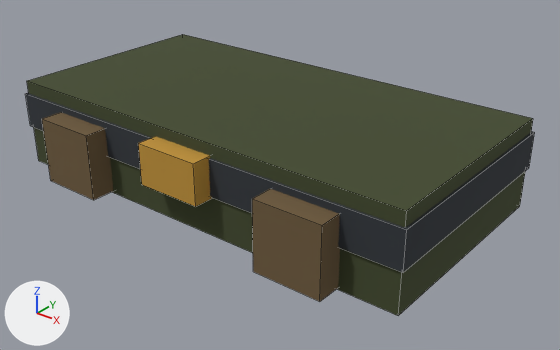
Before and after pictures for a commit that changed the FBX model assets/3d/export/pc_k9_lower_torso.fbx.
Rendered twice from a 50 mm camera at (2.02, -2.42, 1.36) aimed at (0.11, -0.03, -0.12). The lights are fixed; the arrows at lower left show +X, +Y and +Z. The first picture is the older version. Mesh edges are drawn as thin lines.

The first picture shows 'pc_k9_lower_torso'.
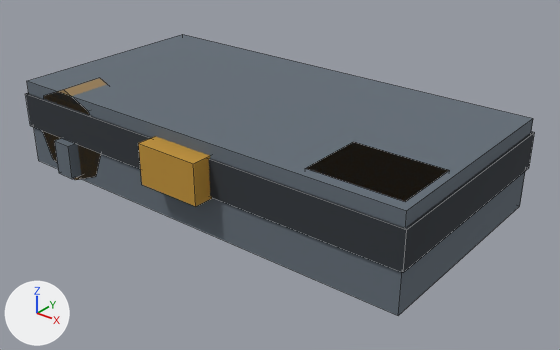
What differs and where, as boxes [x1, y1, x2, y2] in the pictures (560 x 350 px):
part 1 of me_pc_k9_lower_torso, added
    after: [54, 138, 81, 179]
part 2 of me_pc_k9_lower_torso, added
    after: [306, 142, 447, 202]
part 3 of me_pc_k9_lower_torso, deleted (brown)
    before: [252, 189, 340, 301]
part 4 of me_pc_k9_lower_torso, cut back
    before: [42, 112, 105, 135]
    after: [44, 83, 100, 180]
part 5 of me_pc_k9_lower_torso, surface changed (green to grey)
    both: [27, 34, 533, 316]

Patch to the scene script:
```diff
--- a/assets/3d/export/pc_k9_lower_torso.fbx.py
+++ b/assets/3d/export/pc_k9_lower_torso.fbx.py
@@ me_pc_k9_lower_torso @@
 # used by ob_pc_k9_lower_torso; location = (0.0, 0.0, 0.0)
-me_pc_k9_lower_torso.from_pydata(...)  # 40 vertices, 30 faces; spans x -1.0..1.0, y -0.61..0.51, z -0.2..0.2
+me_pc_k9_lower_torso.from_pydata(...)  # 56 vertices, 40 faces; spans x -1.0..1.0, y -0.59..0.51, z -0.22..0.22
+# me_pc_k9_lower_torso part 1: a new loose piece, a box spanning x -0.77..-0.67, y -0.55..-0.45, z -0.18..-0.02, in mat_palette (picture img_palette_png)
+# me_pc_k9_lower_torso part 2: a new loose piece, a box spanning x 0.56..0.96, y -0.45..-0.15, z -0.2..0.2, in mat_palette (picture img_palette_png)
+# me_pc_k9_lower_torso part 3: the loose piece of 8 vertices spanning x 0.45..0.75, y -0.61..-0.39, z -0.19..0.11 is deleted
+# me_pc_k9_lower_torso part 4
+# 6 faces are deleted
+# 8 vertices move from x -0.75..-0.45, y -0.61..-0.39, z -0.19..0.11 to x -0.72..-0.5, y -0.5..-0.3, z -0.16..0.22
+# 8 vertices are added at x -0.94..-0.72, y -0.5..-0.3, z -0.22..0.16
+# 10 new faces join them
+# me_pc_k9_lower_torso part 5: 9 kept faces spanning x -1.0..1.0, y -0.5..0.5, z -0.2..0.22 get new texture (UV) coordinates
 me_pc_k9_lower_torso.materials.append(mat_palette)
```
